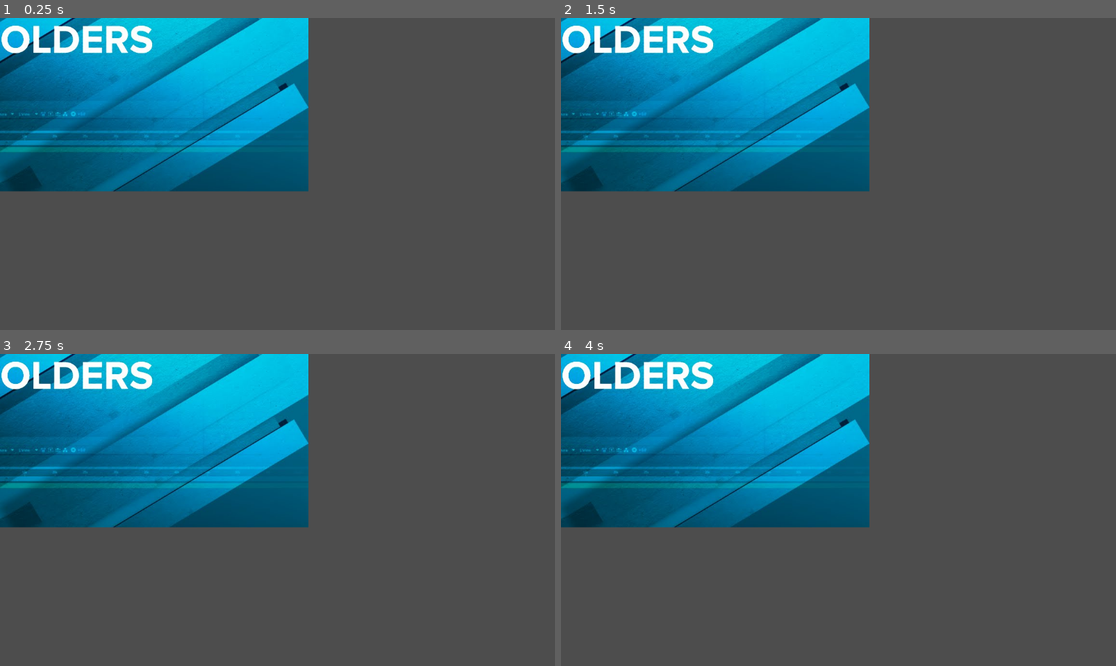
Above: before the commit, frames 1-4 (two rows, left to right).
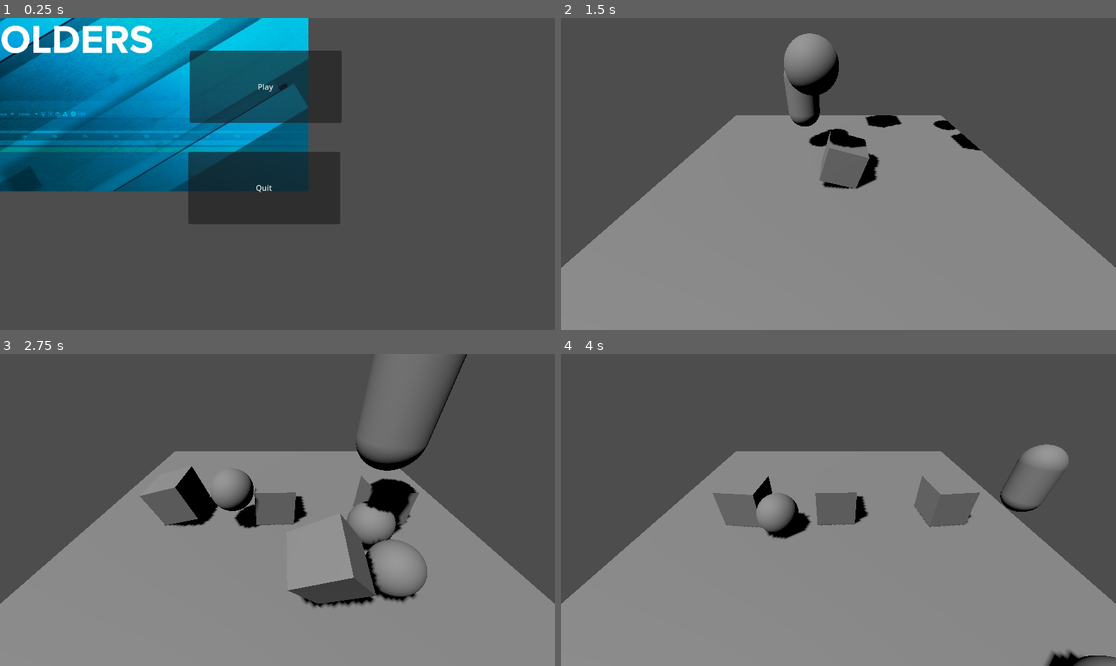
Above: after the commit, the same moments.

Repository: DanDan-Da/TSIF-The-Sky-Is-Falling
Game: Godot game, scene res://title_screen.tscn
Same seed, same stepped clock (60 frames per second), same inputs: the game is played once before the commit and once after it.
Inputs (mouse positions are in pixels of both pictures, inside the frame that each line leads up to):
- Up to frame 1 (0.25 s): no input
- Up to frame 2 (1.5 s): click (827, 86) at 0.5 s, where only the run after the commit has a clickable "Play"; tap Enter (ui_accept) at 1.25 s; hold Right (ui_right) from 1.28 s (still down)
- Up to frame 3 (2.75 s): tap Enter (ui_accept) at 1.52, 2.27 s; release Right (ui_right) at 2.03 s; hold Down (ui_down) from 2.03 s (still down)
- Up to frame 4 (4 s): release Down (ui_down) at 2.78 s; hold Right (ui_right) 2.78-3.53 s; hold Up (ui_up) from 3.53 s (still down); tap Enter (ui_accept) at 3.77 s

The runs differ from the first frame. In frame 1, 13% of the frame differs, in the area x 33-62%, y 10-66%; in frame 2, 76%; in frame 3, 77%, in the area x 0-100%, y 0-100%; in frame 4, 76%.

Commit message:
Title Screen + Objects
Added a titlescreen, some objects and a player.

Diff:
--- /dev/null
+++ b/Player.tscn
@@ -0,0 +1,16 @@
+[gd_scene load_steps=4 format=3 uid="uid://qpwid257x8d5"]
+
+[ext_resource type="Script" path="res://player.gd" id="1_kgqgy"]
+
+[sub_resource type="CapsuleMesh" id="CapsuleMesh_cxs1f"]
+
+[sub_resource type="CapsuleShape3D" id="CapsuleShape3D_mobou"]
+
+[node name="Player" type="CharacterBody3D"]
+script = ExtResource("1_kgqgy")
+
+[node name="MeshInstance3D" type="MeshInstance3D" parent="."]
+mesh = SubResource("CapsuleMesh_cxs1f")
+
+[node name="CollisionShape3D" type="CollisionShape3D" parent="."]
+shape = SubResource("CapsuleShape3D_mobou")
--- /dev/null
+++ b/Sphere.tscn
@@ -0,0 +1,13 @@
+[gd_scene load_steps=3 format=3 uid="uid://bwe3osgqx8mgs"]
+
+[sub_resource type="SphereMesh" id="SphereMesh_ux7b6"]
+
+[sub_resource type="SphereShape3D" id="SphereShape3D_hq8vj"]
+
+[node name="Sphere" type="RigidBody3D"]
+
+[node name="MeshInstance3D" type="MeshInstance3D" parent="."]
+mesh = SubResource("SphereMesh_ux7b6")
+
+[node name="CollisionShape3D" type="CollisionShape3D" parent="."]
+shape = SubResource("SphereShape3D_hq8vj")
--- /dev/null
+++ b/block.tscn
@@ -0,0 +1,13 @@
+[gd_scene load_steps=3 format=3 uid="uid://c1vgtr6waxedg"]
+
+[sub_resource type="BoxMesh" id="BoxMesh_i7pvf"]
+
+[sub_resource type="BoxShape3D" id="BoxShape3D_kgcpb"]
+
+[node name="Block" type="RigidBody3D"]
+
+[node name="MeshInstance3D" type="MeshInstance3D" parent="."]
+mesh = SubResource("BoxMesh_i7pvf")
+
+[node name="CollisionShape3D" type="CollisionShape3D" parent="."]
+shape = SubResource("BoxShape3D_kgcpb")
--- /dev/null
+++ b/level_1.tscn
@@ -0,0 +1,56 @@
+[gd_scene load_steps=6 format=3 uid="uid://osnabbbsa74n"]
+
+[ext_resource type="PackedScene" uid="uid://c1vgtr6waxedg" path="res://block.tscn" id="1_r01fo"]
+[ext_resource type="PackedScene" uid="uid://qpwid257x8d5" path="res://Player.tscn" id="2_hgtvx"]
+[ext_resource type="PackedScene" uid="uid://bwe3osgqx8mgs" path="res://Sphere.tscn" id="3_klddj"]
+
+[sub_resource type="BoxMesh" id="BoxMesh_k2vmk"]
+
+[sub_resource type="BoxShape3D" id="BoxShape3D_8ktwu"]
+size = Vector3(10, 0.5, 10)
+
+[node name="Level1" type="Node3D"]
+
+[node name="Camera3D" type="Camera3D" parent="."]
+transform = Transform3D(1, 0, 0, 0, 0.808442, 0.588576, 0, -0.588576, 0.808442, 0, 3.77503, 4.67777)
+
+[node name="DirectionalLight3D" type="DirectionalLight3D" parent="."]
+transform = Transform3D(0.566505, 0.733616, -0.375339, -0.127577, 0.528063, 0.839567, 0.814123, -0.427734, 0.392743, -3.53146, 6.63825, 2.55882)
+shadow_enabled = true
+
+[node name="Floor" type="StaticBody3D" parent="."]
+metadata/_edit_group_ = true
+
+[node name="FloorMesh" type="MeshInstance3D" parent="Floor"]
+transform = Transform3D(10, 0, 0, 0, 0.5, 0, 0, 0, 10, 0, 0, 0)
+mesh = SubResource("BoxMesh_k2vmk")
+skeleton = NodePath("../..")
+
+[node name="CollisionShape3D" type="CollisionShape3D" parent="Floor"]
+shape = SubResource("BoxShape3D_8ktwu")
+
+[node name="Player" parent="." instance=ExtResource("2_hgtvx")]
+transform = Transform3D(1, 0, 0, 0, 1, 0, 0, 0, 1, -2.10435, 1.04795, -1.85485)
+
+[node name="Objects" type="Node3D" parent="."]
+
+[node name="Sphere" parent="Objects" instance=ExtResource("3_klddj")]
+transform = Transform3D(1, 0, 0, 0, 1, 0, 0, 0, 1, 0.857512, 13.0072, 0.232391)
+
+[node name="Sphere2" parent="Objects" instance=ExtResource("3_klddj")]
+transform = Transform3D(1, 0, 0, 0, 1, 0, 0, 0, 1, -0.489546, 7.09876, 0.4853)
+
+[node name="Sphere3" parent="Objects" instance=ExtResource("3_klddj")]
+transform = Transform3D(1, 0, 0, 0, 1, 0, 0, 0, 1, 2.22449, 12.4764, 0.658227)
+
+[node name="Block" parent="Objects" instance=ExtResource("1_r01fo")]
+transform = Transform3D(0.866025, 0.5, 0, -0.5, 0.866025, 0, 0, 0, 1, 2.98806, 9.24801, 0)
+
+[node name="Block2" parent="Objects" instance=ExtResource("1_r01fo")]
+transform = Transform3D(0.866025, 0.5, 0, -0.5, 0.866025, 0, 0, 0, 1, 0.27184, 4.02586, 0)
+
+[node name="Block3" parent="Objects" instance=ExtResource("1_r01fo")]
+transform = Transform3D(0.866025, 0.5, 0, -0.5, 0.866025, 0, 0, 0, 1, 1, 15.5966, 0)
+
+[node name="Block4" parent="Objects" instance=ExtResource("1_r01fo")]
+transform = Transform3D(0.866025, 0.5, 0, -0.5, 0.866025, 0, 0, 0, 1, -2.1133, 13.6408, 0)
--- /dev/null
+++ b/title_screen.gd
@@ -0,0 +1,13 @@
+extends Node2D
+
+
+# Called when the node enters the scene tree for the first time.
+func _on_quit_pressed():
+	get_tree().quit()
+
+
+func _on_play_pressed():
+	print("ENTERING GAME")
+	get_tree().change_scene_to_file("res://level_1.tscn")
+
+	pass # Replace with function body.
--- a/title_screen.tscn
+++ b/title_screen.tscn
@@ -1,8 +1,10 @@
-[gd_scene load_steps=2 format=3 uid="uid://cfx5lvq88fx51"]
+[gd_scene load_steps=3 format=3 uid="uid://cfx5lvq88fx51"]
 
 [ext_resource type="Texture2D" uid="uid://c134r76u5sq8y" path="res://PNGs/maxresdefault-906700495.jpg" id="1_v8g08"]
+[ext_resource type="Script" path="res://title_screen.gd" id="1_vkuvb"]
 
 [node name="TitleScreen" type="Node2D"]
+script = ExtResource("1_vkuvb")
 
 [node name="ParallaxBackground" type="ParallaxBackground" parent="."]
 
@@ -10,3 +12,21 @@
 
 [node name="TitleScreenPlaceholder" type="Sprite2D" parent="ParallaxBackground/ParallaxLayer"]
 texture = ExtResource("1_v8g08")
+
+[node name="Play" type="Button" parent="."]
+offset_left = 394.0
+offset_top = 68.0
+offset_right = 709.0
+offset_bottom = 218.0
+text = "Play"
+
+[node name="Quit" type="Button" parent="."]
+offset_left = 391.0
+offset_top = 278.0
+offset_right = 706.0
+offset_bottom = 428.0
+text = "Quit
+"
+
+[connection signal="pressed" from="Play" to="." method="_on_play_pressed"]
+[connection signal="pressed" from="Quit" to="." method="_on_quit_pressed"]
Renamed: character_body_3d.gd -> player.gd
